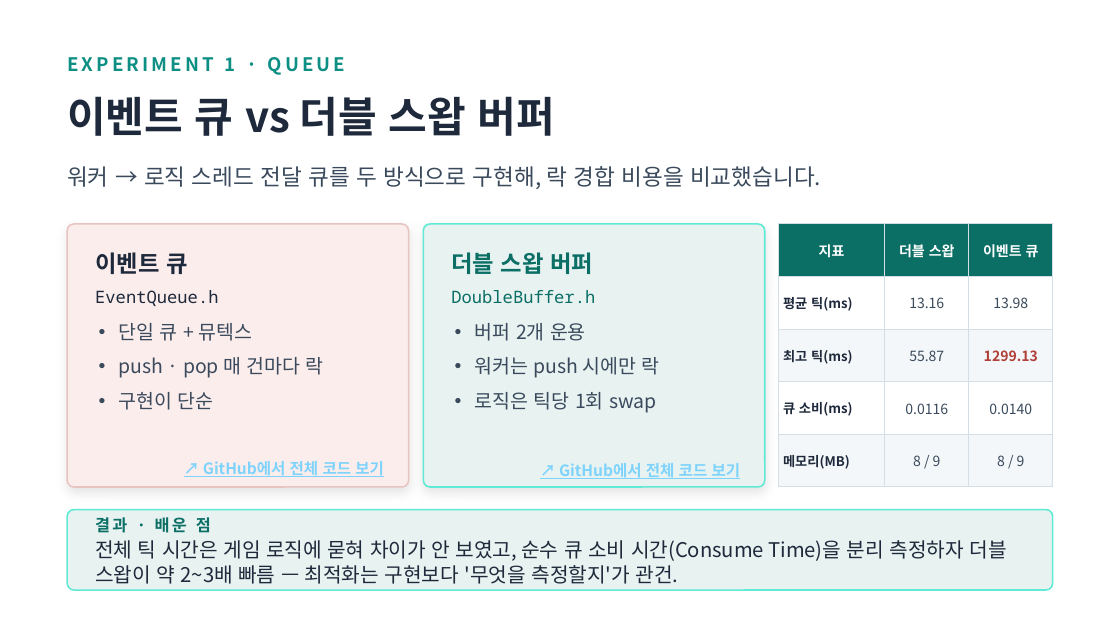
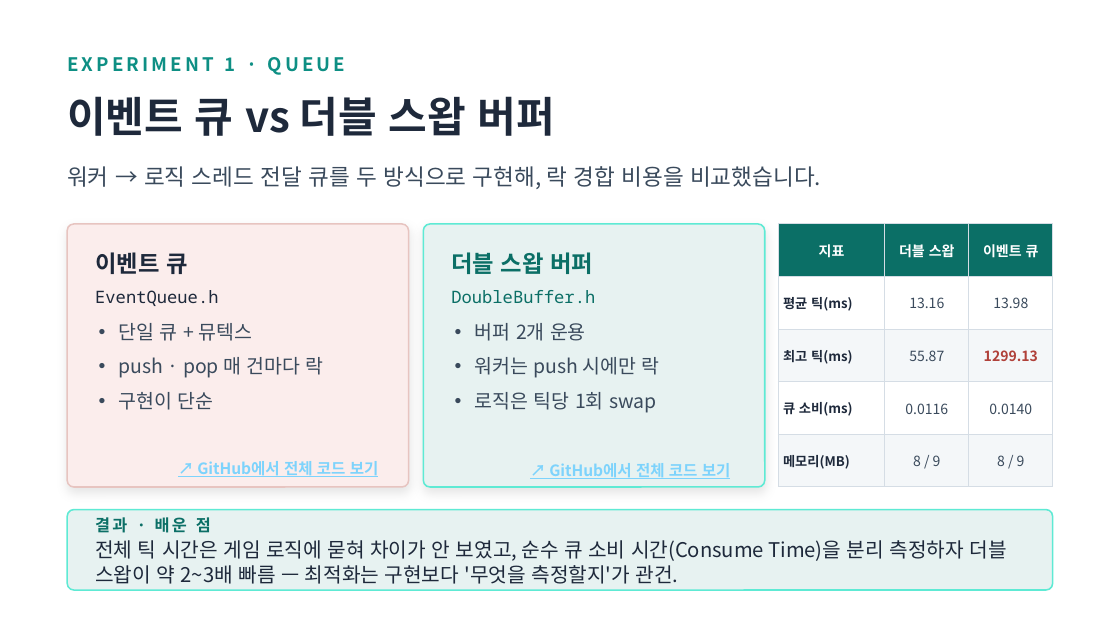
Before and after one commit to shin1244/cppServer, a slide deck: slide 9 of portfolio/portfolio.pptx. Drawn at 1120x630 pixels with LibreOffice and Linux fonts; fonts in the diff are those of the drawing. Boxes give left, top, right and bottom in pixels: in the first picture for what was removed or moved away, otherwise in the second. Text is boxed around its words. In the diff, an @@ line names an element or a change of style, - is before the commit and + after.

```diff
--- a/portfolio/portfolio.pptx
+++ b/portfolio/portfolio.pptx
@@ text "↗ GitHub에서 전체 코드 보기": place and size @@
-text "↗ GitHub에서 전체 코드 보기" at (203, 461, 384, 477)
+text "↗ GitHub에서 전체 코드 보기" at (197, 461, 379, 477)
@@ text "↗ GitHub에서 전체 코드 보기": place and size @@
-text "↗ GitHub에서 전체 코드 보기" at (559, 463, 741, 479)
+text "↗ GitHub에서 전체 코드 보기" at (549, 463, 731, 479)
```
Also in this commit, not shown: 1 other slide changed, 1 other file.
